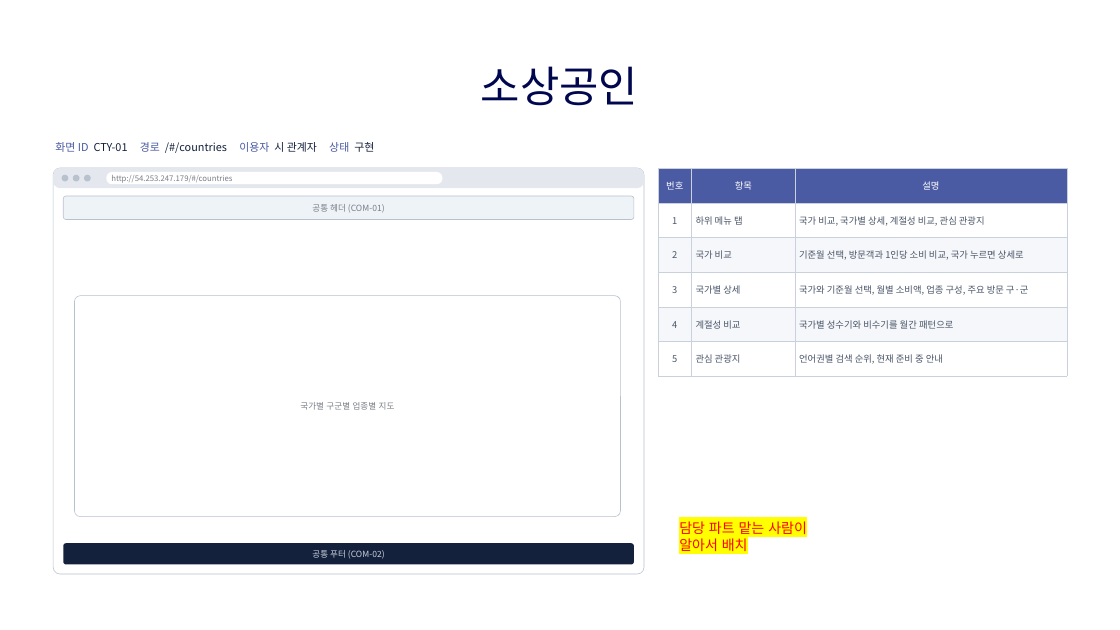
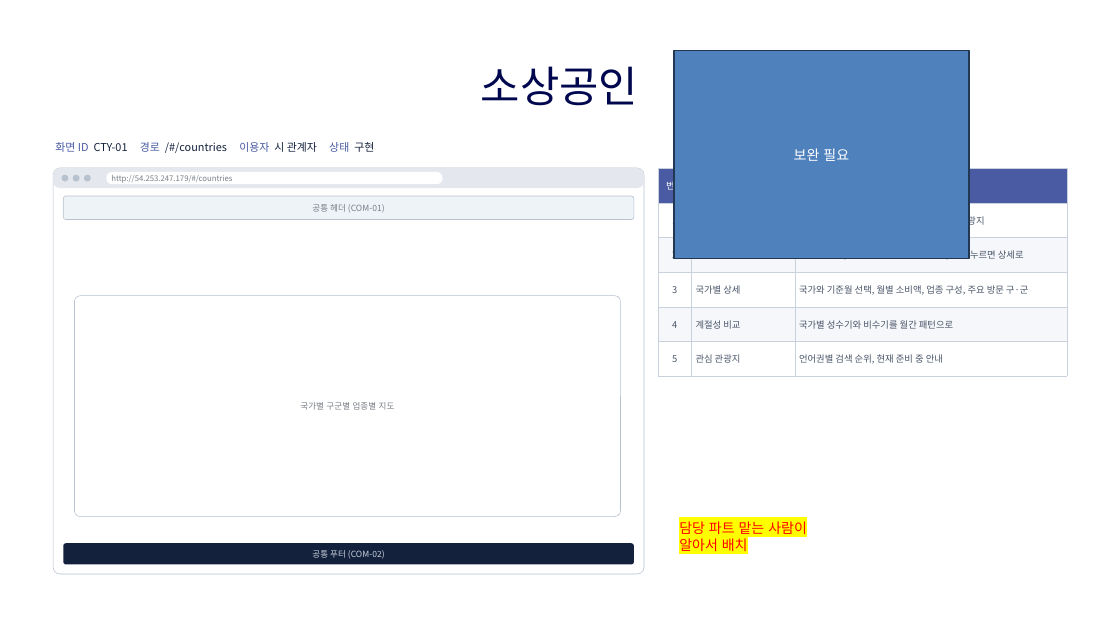
Before and after one commit to bibikhue/HolyMolllly, a slide deck: slide 17 of docs/맙소사_화면설계서_v1.0.pptx. Drawn at 1120x630 pixels with LibreOffice and Linux fonts; fonts in the diff are those of the drawing; background and template pictures are left out. Boxes give left, top, right and bottom in pixels: in the first picture for what was removed or moved away, otherwise in the second. Text is boxed around its words. In the diff, an @@ line names an element or a change of style, - is before the commit and + after.

```diff
--- a/docs/맙소사_화면설계서_v1.0.pptx
+++ b/docs/맙소사_화면설계서_v1.0.pptx
@@ rectangle added at bbox=[674, 50, 969, 259], fill #4F81BD, outline #233953 2 pt, 18 pt, text #FFFFFF @@
+보완 필요
```
Also in this commit, not shown: 8 other slides changed, 2 other files.
